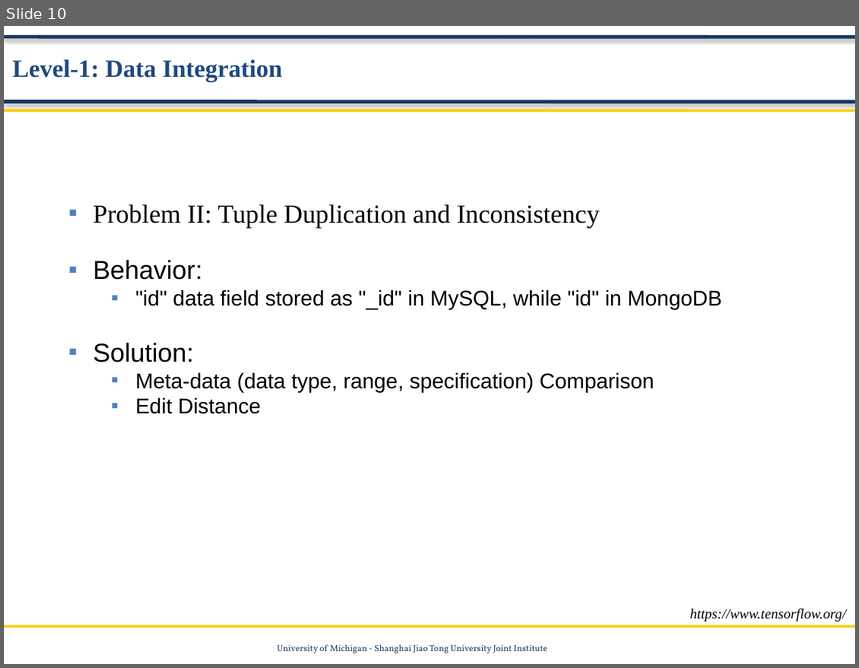
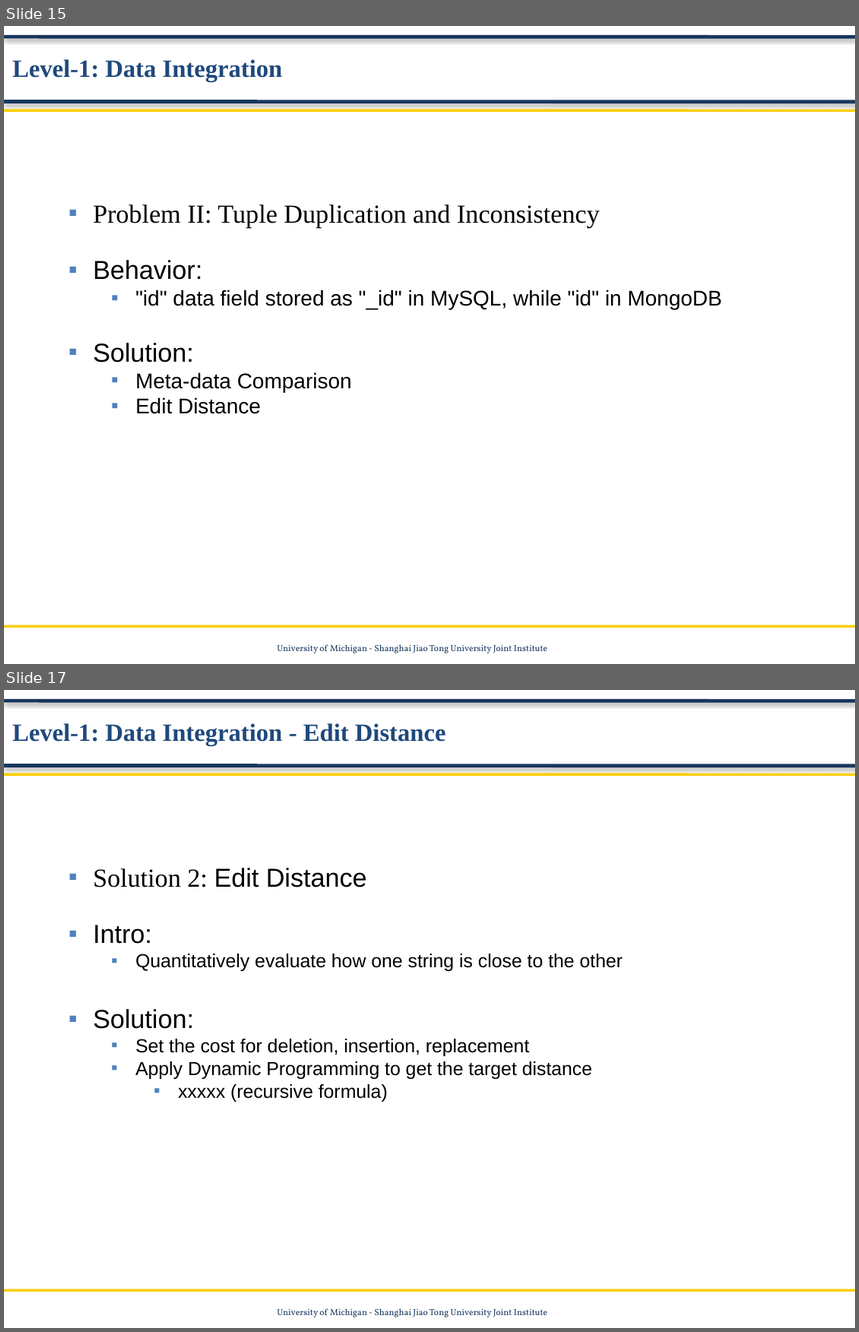
Before and after one commit to Data-Mining-UMJI/Data-Storage-Under-Revise, a slide deck: Preprocessing/Data Preprocessing.pptx. Shown one above the other, each under a label of ours: slide 10 before the commit, slides 15 and 17 after it; the slides between them are not shown. The pictures are 859x668 and 859x1332 pixels, drawn with LibreOffice and Linux fonts; fonts in the diff are those of the drawing; background and template pictures are left out. Boxes give left, top, right and bottom in pixels: in the first picture for what was removed or moved away, otherwise in the second. Text is boxed around its words. In the diff, an @@ line names an element or a change of style, - is before the commit and + after.

```diff
--- a/Preprocessing/Data Preprocessing.pptx
+++ b/Preprocessing/Data Preprocessing.pptx
@@ slide 17 added at (4, 690, 855, 1328), background #FFFFFF; not listed: 5 template elements that a slide beside it also shows @@
@@ text added at (12, 723, 446, 746), 21 pt, text #1F497D, bold @@
+Level-1: Data Integration - Edit Distance
@@ text added at (93, 868, 623, 1102), 16 pt, text #000000 @@
+■ Solution 2: Edit Distance
+■ Intro:
+  ■ Quantitatively evaluate how one string is close to the other
+■ Solution:
+  ■ Set the cost for deletion, insertion, replacement
+  ■ Apply Dynamic Programming to get the target distance
+    ■ xxxxx (recursive formula)
@@ what was slide 10 is now slide 15 @@
@@ slide 15 changed as well @@
@@ text at (135, 373, 352, 392): text changed @@
-  ■ Meta-data (data type, range, specification) Comparison
+  ■ Meta-data Comparison
@@ text removed at (690, 609, 847, 622) @@
-https://www.tensorflow.org/
```
Also in this commit, not shown: 10 other slides changed, 13 other slides added, 1 slide removed, 2 other files.
